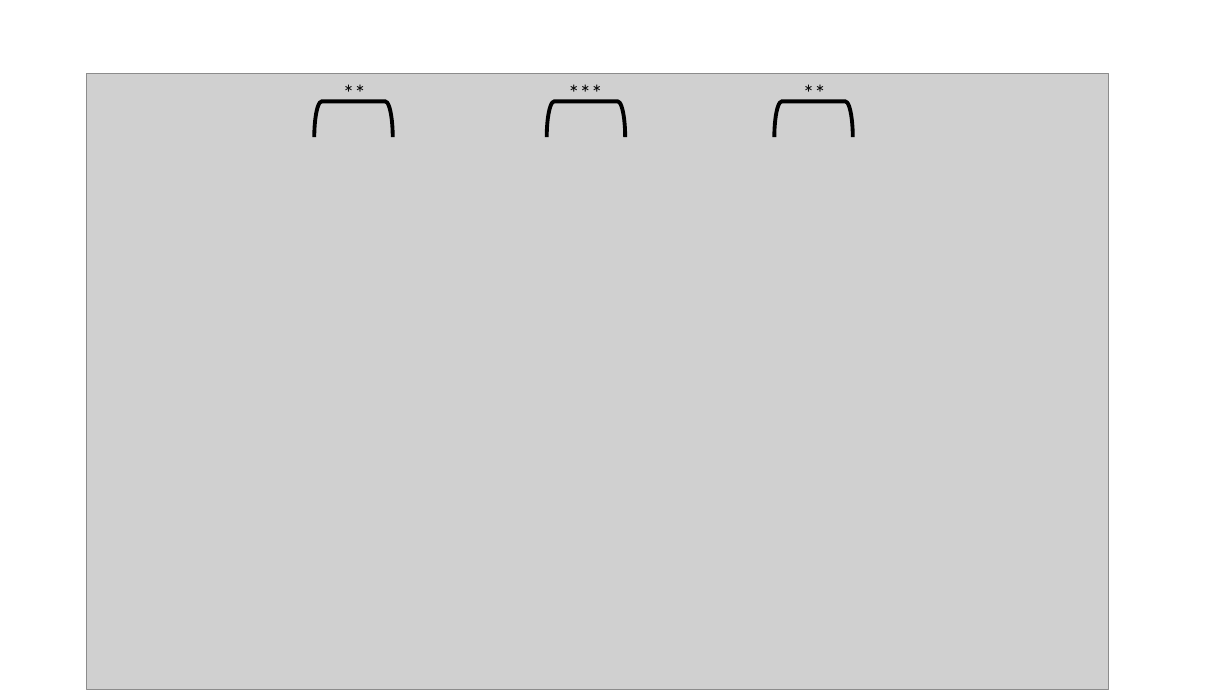
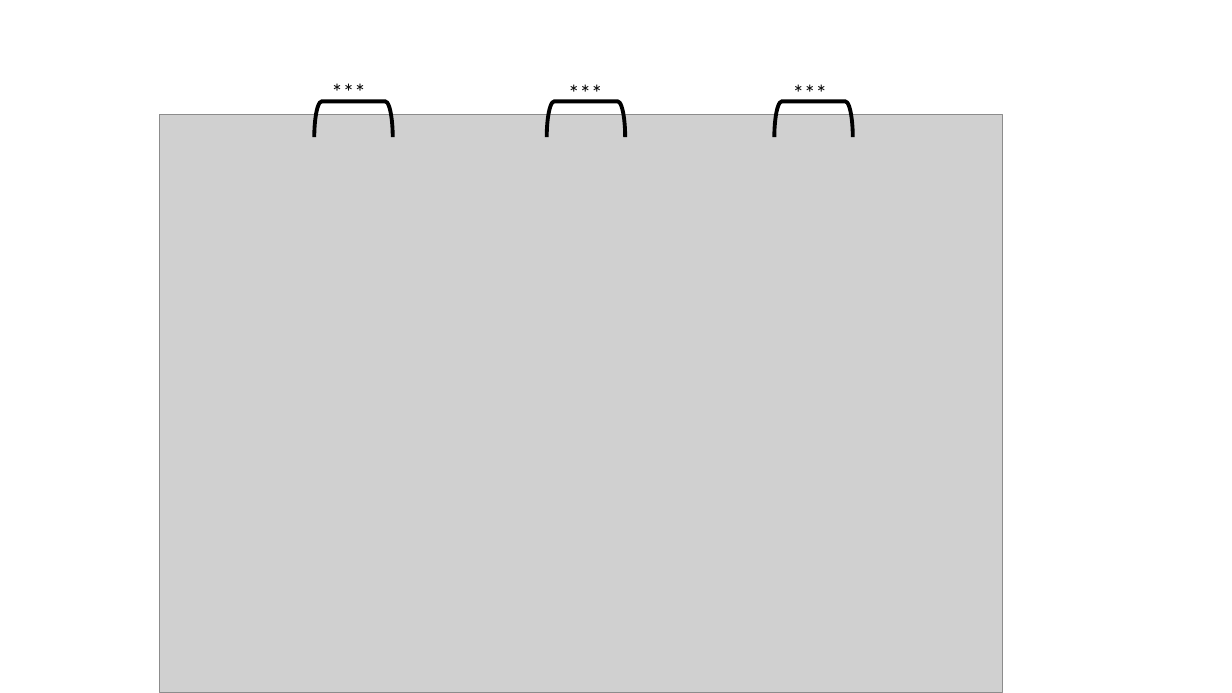
Before and after one commit to adamgeorgeturnbull/NKIRockland, a slide deck: slide 7 of nkiRockland/phenotypic/NKI_ongoing_thought/results/results_so_far.pptx (slide 8 before the commit). Drawn at 1232x693 pixels with LibreOffice and Linux fonts; fonts in the diff are those of the drawing; grey boxes stand for pictures. Boxes give left, top, right and bottom in pixels: in the first picture for what was removed or moved away, otherwise in the second. Text is boxed around its words. In the diff, an @@ line names an element or a change of style, - is before the commit and + after.

```diff
--- a/nkiRockland/phenotypic/NKI_ongoing_thought/results/results_so_far.pptx
+++ b/nkiRockland/phenotypic/NKI_ongoing_thought/results/results_so_far.pptx
@@ text at bbox=[323, 73, 390, 110]: text changed @@
-**
+***
@@ text at bbox=[784, 74, 851, 111]: text changed @@
-**
+***
@@ picture: place and size @@
-picture at bbox=[87, 74, 1109, 690]
+picture at bbox=[160, 114, 1003, 693]
```
Also in this commit, not shown: 5 other slides changed, 1 slide added, 6 slides removed, 31 other files.
